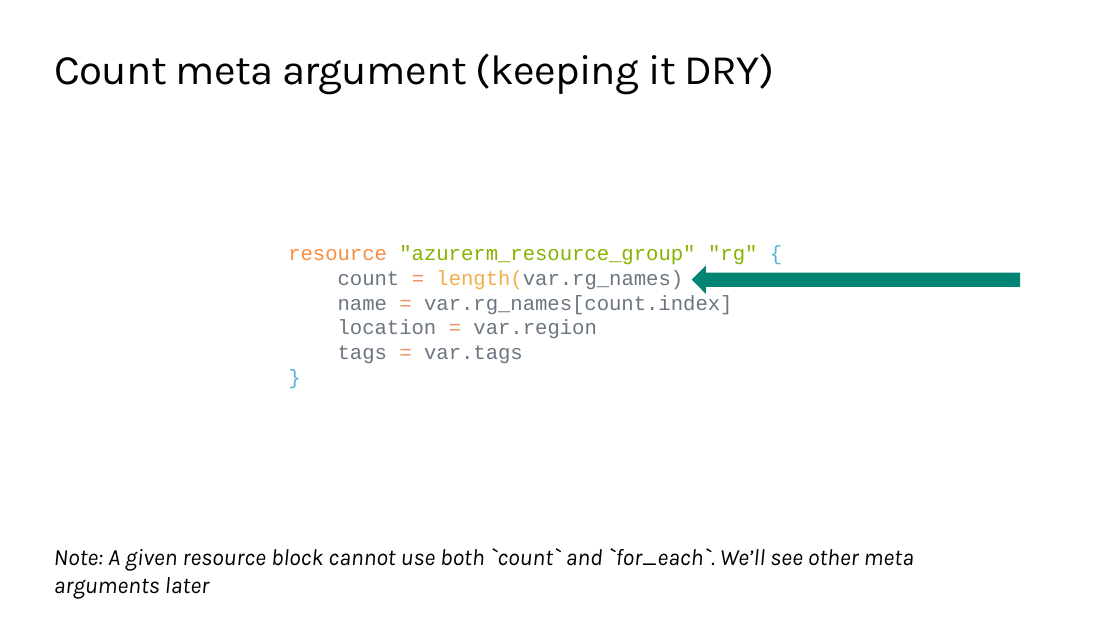
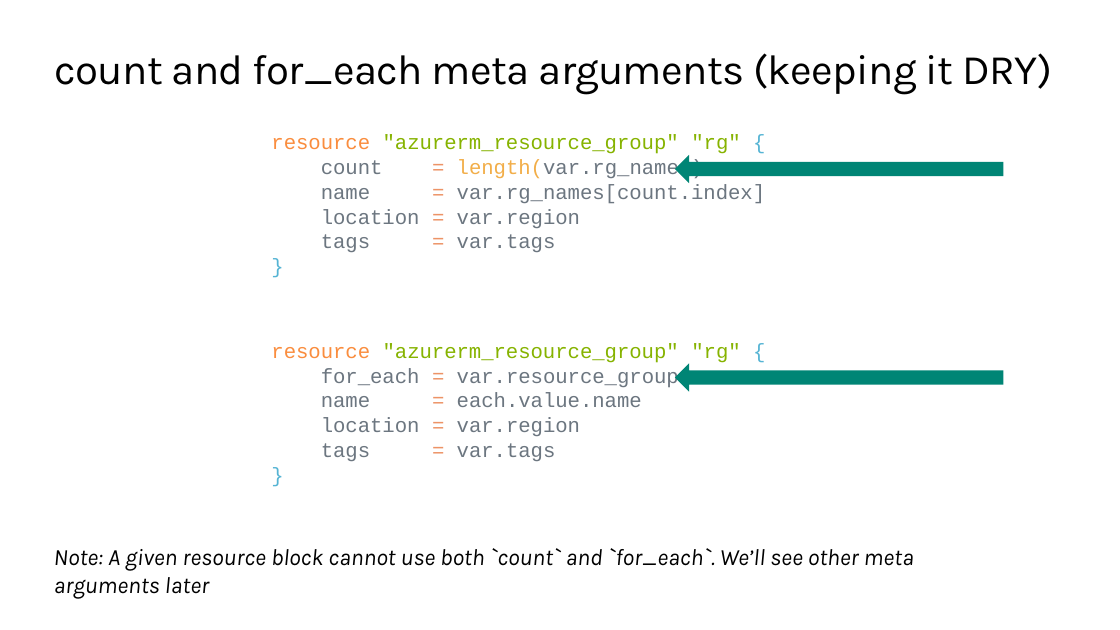
Before and after one commit to TIS-Cloud-Team/TF_Community_workshop, a slide deck: slide 8 of PPTs/03_expressions_and_functions.pptx. Drawn at 1120x630 pixels with LibreOffice and Linux fonts; fonts in the diff are those of the drawing; background and template pictures are left out. Boxes give left, top, right and bottom in pixels: in the first picture for what was removed or moved away, otherwise in the second. Text is boxed around its words. In the diff, an @@ line names an element or a change of style, - is before the commit and + after.

Commit message:
Update decks

```diff
--- a/PPTs/03_expressions_and_functions.pptx
+++ b/PPTs/03_expressions_and_functions.pptx
@@ title at (x1=54, y1=53, x2=1052, y2=95): text changed @@
-Count meta argument (keeping it DRY)
+count and for_each meta arguments (keeping it DRY)
@@ text "resource "azurerm_resource_group" "rg" {" rewrapped from (x1=288, y1=245, x2=757, y2=363) to (x1=271, y1=135, x2=766, y2=252) @@
@@ left arrow moved from (x1=691, y1=266, x2=1020, y2=294) to (x1=675, y1=155, x2=1003, y2=183) @@
@@ text added at (x1=271, y1=343, x2=740, y2=461), 17.6 pt, text #6C7680 @@
+resource "azurerm_resource_group" "rg" {
+for_each = var.resource_groups
+name = each.value.name
+location = var.region
+tags = var.tags
+}
@@ left arrow added at (x1=675, y1=364, x2=1003, y2=392), fill #008575 @@
```
Also in this commit, not shown: 2 other slides changed, 1 slide added, 7 other files.
